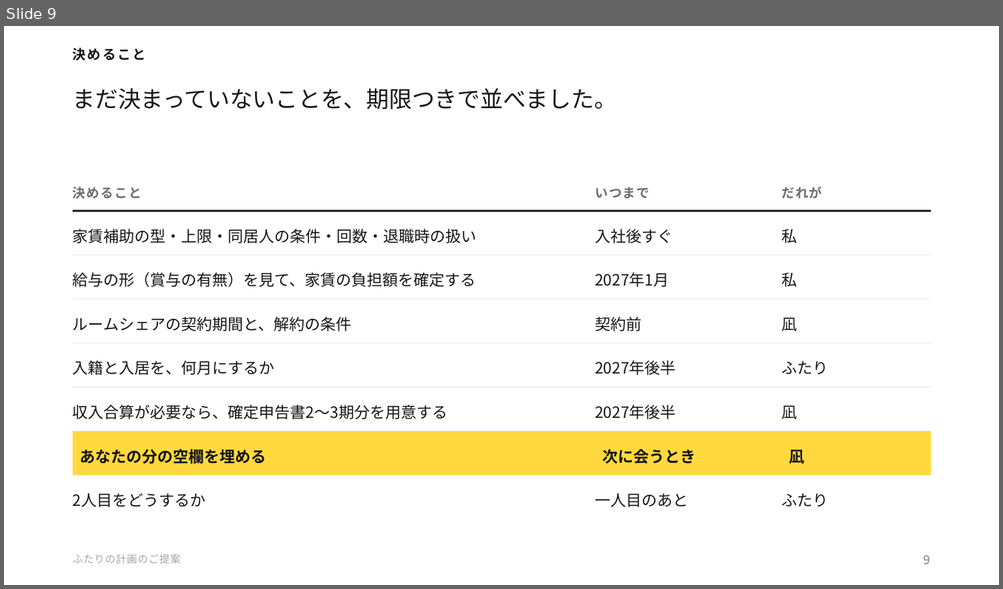
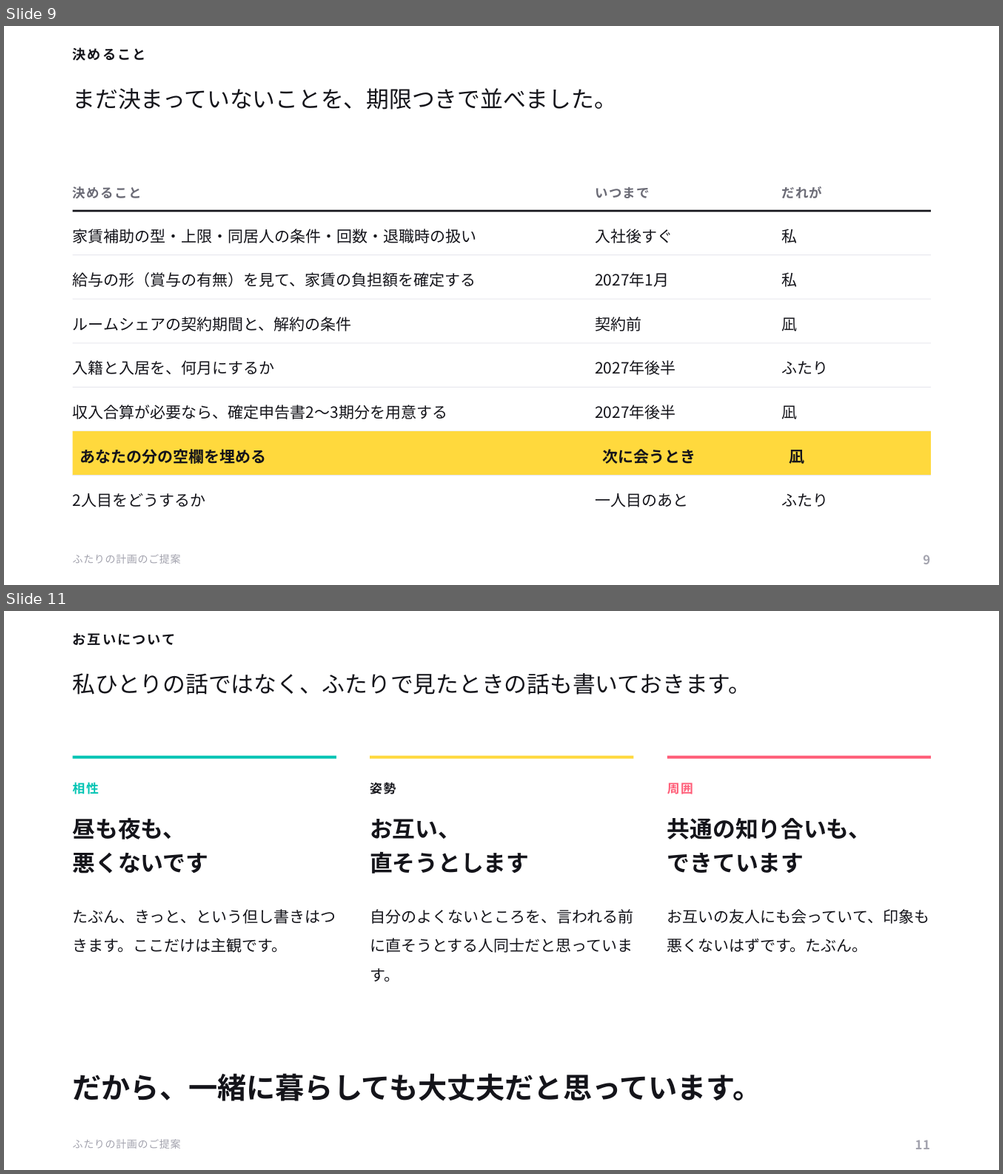
Before and after one commit to ayaka1933-glitch/portfolio, a slide deck: proposal/ふたりの計画のご提案.pptx. Shown one above the other, each under a label of ours: slide 9 before the commit, slides 9 and 11 after it; the slides between them are not shown. The pictures are 1003x589 and 1003x1174 pixels, drawn with LibreOffice and Linux fonts; fonts in the diff are those of the drawing. Boxes give left, top, right and bottom in pixels: in the first picture for what was removed or moved away, otherwise in the second. Text is boxed around its words. In the diff, an @@ line names an element or a change of style, - is before the commit and + after.

```diff
--- a/proposal/ふたりの計画のご提案.pptx
+++ b/proposal/ふたりの計画のご提案.pptx
@@ slide 11 added at [4,611,999,1170], background #FFFFFF @@
@@ text added at [73,633,176,645], 13 pt, text #14141A, bold @@
+お互いについて
@@ text added at [73,673,751,695], 22 pt, text #14141A @@
+私ひとりの話ではなく、ふたりで見たときの話も書いておきます。
@@ rectangle added at [73,756,336,759], fill #00C4B3 @@
@@ rectangle added at [370,756,633,759], fill #FFD93D @@
@@ rectangle added at [667,756,930,759], fill #FF5C77 @@
@@ text added at [73,782,99,795], 12 pt, text #00C4B3, bold @@
+相性
@@ text added at [370,783,395,795], 12 pt, text #14141A, bold @@
+姿勢
@@ text added at [667,783,693,795], 12 pt, text #FF5C77, bold @@
+周囲
@@ text added at [73,818,209,874], 22 pt, text #14141A, bold @@
+昼も夜も、
+悪くないです
@@ text added at [370,819,529,874], 22 pt, text #14141A, bold @@
+お互い、
+直そうとします
@@ text added at [667,818,871,873], 22 pt, text #14141A, bold @@
+共通の知り合いも、
+できています
@@ text added at [73,909,336,953], 15 pt, text #14141A @@
+たぶん、きっと、という但し書きはつきます。ここだけは主観です。
@@ text added at [370,909,633,982], 15 pt, text #14141A @@
+自分のよくないところを、言われる前に直そうとする人同士だと思っています。
@@ text added at [667,909,929,953], 15 pt, text #14141A @@
+お互いの友人にも会っていて、印象も悪くないはずです。たぶん。
@@ text added at [73,1073,762,1102], 28 pt, text #14141A, bold @@
+だから、一緒に暮らしても大丈夫だと思っています。
@@ text added at [73,1139,181,1149], 10 pt, text #A3A3AE @@
+ふたりの計画のご提案
@@ text added at [915,1140,930,1150], 12 pt, text #A3A3AE, bold @@
+11
```
Also in this commit, not shown: 1 slide changed, 1 other slide added, 3 other files.
